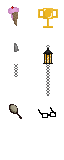
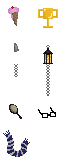
Two versions of the same layered image (w=64, h=160). Layer-by-layer changes:
added group "Item 5" with 1 layers above "Item 4" over (x1=3, y1=130, x2=30, y2=157)
added layer "Layer 5" in group "Item 5" over (x1=3, y1=130, x2=30, y2=157)
